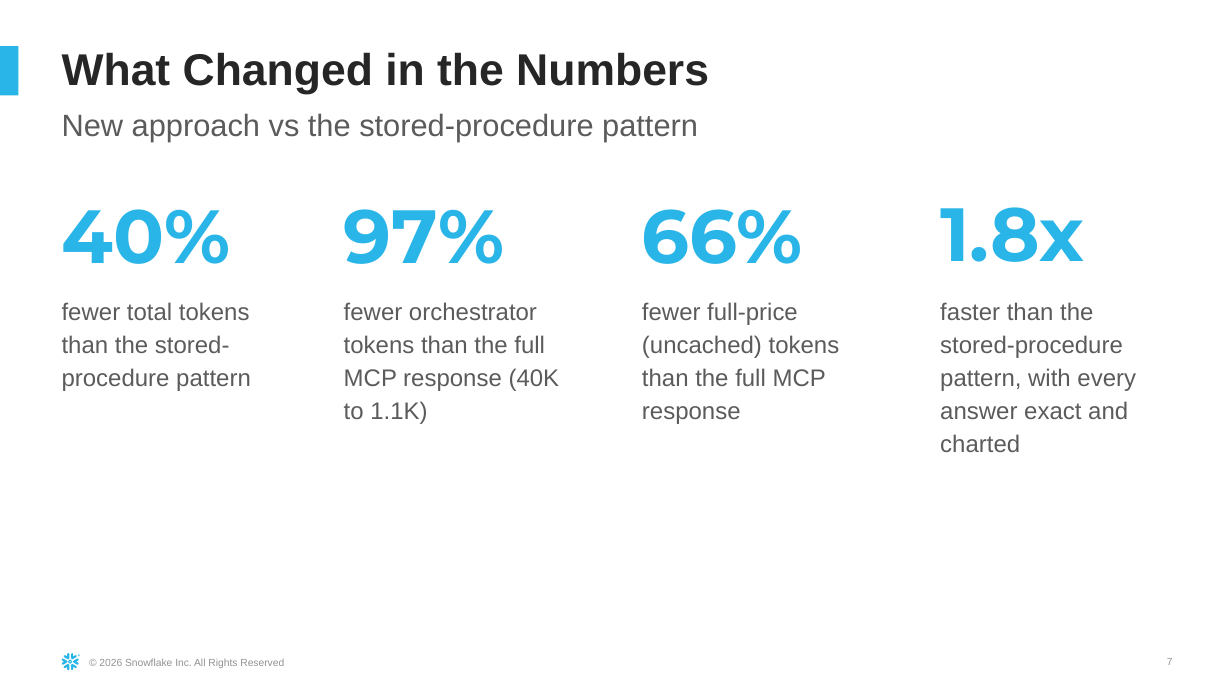
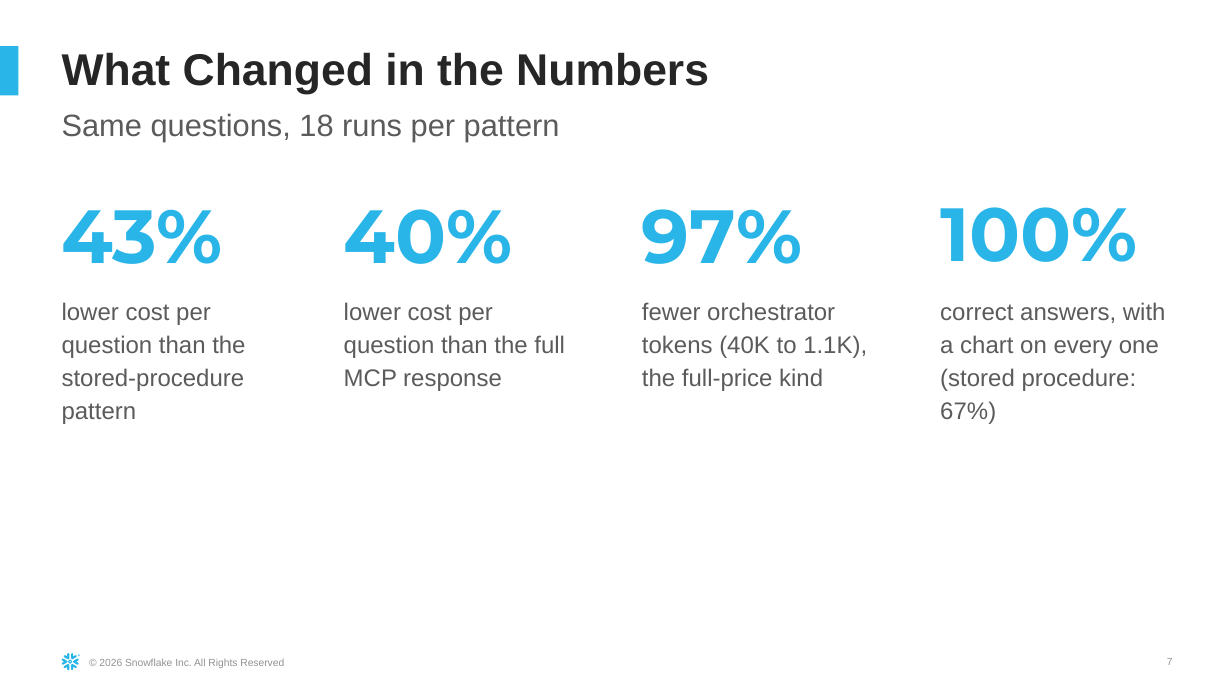
Before and after one commit to sfc-gh-hmassa/Haley_Demos, a slide deck: slide 7 of Multi_Agent_RBAC_Demo/docs/Multi-Agent_on_Cortex_Agents.pptx. Drawn at 1232x693 pixels with LibreOffice and Linux fonts; fonts in the diff are those of the drawing. Boxes give left, top, right and bottom in pixels: in the first picture for what was removed or moved away, otherwise in the second. Text is boxed around its words. In the diff, an @@ line names an element or a change of style, - is before the commit and + after.

Commit message:
Add accuracy, cost (credits from ACCOUNT_USAGE) and latency comparison to README, demo script and deck

```diff
--- a/Multi_Agent_RBAC_Demo/docs/Multi-Agent_on_Cortex_Agents.pptx
+++ b/Multi_Agent_RBAC_Demo/docs/Multi-Agent_on_Cortex_Agents.pptx
@@ subtitle at [62,113,560,142]: text changed @@
-New approach vs the stored-procedure pattern
+Same questions, 18 runs per pattern
@@ text at [62,209,223,264]: text changed @@
-40%
+43%
@@ text at [344,209,513,264]: text changed @@
-97%
+40%
@@ text at [642,209,803,264]: text changed @@
-66%
+97%
@@ text at [940,207,1138,262]: text changed @@
-1.8x
+100%
@@ text at [62,302,245,424]: text changed @@
-fewer total tokens than the stored-procedure pattern
+lower cost per question than the stored-procedure pattern
@@ text at [344,302,565,391]: text changed @@
-fewer orchestrator tokens than the full MCP response (40K to 1.1K)
+lower cost per question than the full MCP response
@@ text at [642,302,867,391]: text changed @@
-fewer full-price (uncached) tokens than the full MCP response
+fewer orchestrator tokens (40K to 1.1K), the full-price kind
@@ text at [940,302,1166,424]: text changed @@
-faster than the stored-procedure pattern, with every answer exact and charted
+correct answers, with a chart on every one (stored procedure: 67%)
```
Also in this commit, not shown: 3 other slides changed, 2 other files.
